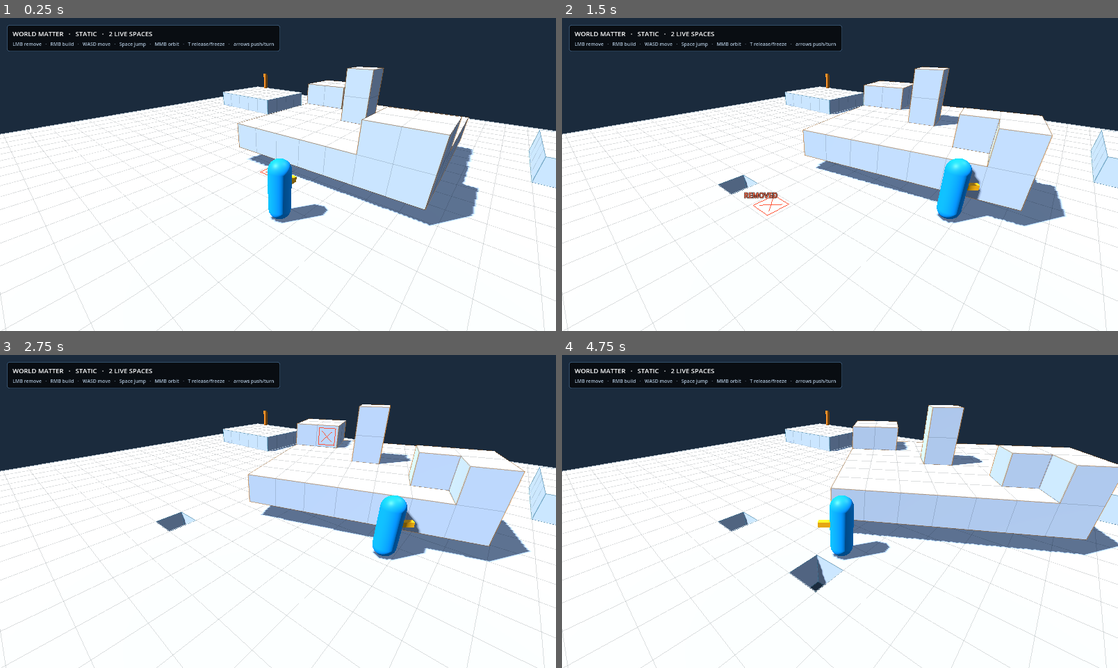
Above: before the commit, frames 1-4 (two rows, left to right).
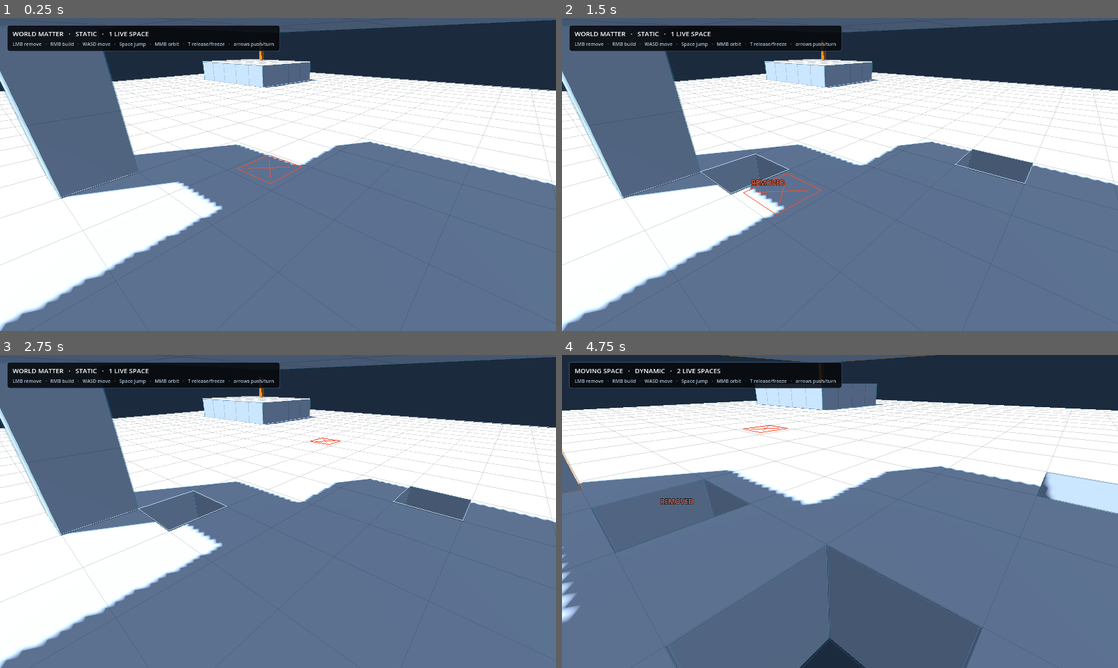
Above: after the commit, the same moments.

Repository: Jozzpoly/FrameMatter-Lab
Game: Godot game, scene res://p1/recovery_main.tscn
Two runs of this game, one before a commit and one after it. Both use one fixed random seed, a clock stepped at 60 frames per second and the inputs below.
Inputs (mouse positions are in pixels of both pictures, inside the frame that each line leads up to):
- Up to frame 1 (0.25 s): no input
- Up to frame 2 (1.5 s): tap Enter at 0.5 s; move the mouse to (962, 158) at 0.52 s; press the mouse at (962, 158) at 0.53 s; hold D (p1_move_right) 0.53-1.25 s; tap Space (p1_jump) at 0.77 s; release the mouse at (962, 158) at 1.25 s; drag from (728, 190) to (812, 237) at 1.27 s
- Up to frame 3 (2.75 s): move the mouse to (333, 442) at 2.02 s; hold D (p1_move_right) from 2.03 s (still down); hold K (p1_recover) from 2.03 s (still down)
- Up to frame 4 (4.75 s): release D (p1_move_right) at 2.75 s; release K (p1_recover) at 2.75 s; drag from (812, 574) to (673, 464) at 2.77 s; move the mouse to (1006, 558) at 3.52 s; hold A (p1_move_left) 3.53-4.25 s; tap F at 3.6 s; tap Space (p1_jump) at 3.77 s; drag from (673, 464) to (756, 433) at 4.27 s

The runs differ from the first frame. In frame 1, 67% of the frame differs, in the area x 0-100%, y 0-100%; in frame 2, 67%; in frame 3, 68%; in frame 4, 77%.
Error in both runs: Invalid call. Nonexistent function 'get_global_transform_interpolated' in base 'Node3D (SpaceQueryCharacter)'. (res://p1/camera_rig.gd:113)

Commit message:
Make recovery motion emerge from ordinary world Matter

Diff:
--- a/p1/recovery_main.gd
+++ b/p1/recovery_main.gd
@@ -5,16 +5,31 @@
 # The old p1/main.tscn remains a mechanical/evidence fixture. This consumer
 # deliberately changes the Owner-facing composition without replacing the
 # defended Matter/Space/actor substrate beneath it.
+#
+# W0D removes the temporary pre-authored moving-demo Space. Owner-facing motion
+# now has to emerge from ordinary world Matter: destructive topology can detach
+# a previously canonical portion into a fresh dynamic frame.
 
 const RECOVERY_WORLD_SIZE := Vector3i(32, 5, 32)
-const RECOVERY_DEMO_SIZE := Vector3i(7, 3, 7)
 const RECOVERY_WORLD_ORIGIN := Vector3(-16.0, -2.0, -16.0)
-const RECOVERY_DEMO_ORIGIN := Vector3(-3.5, -0.40, -8.5)
-const RECOVERY_DEMO_LINEAR := Vector3(0.16, 0.0, 0.03)
-const RECOVERY_DEMO_ANGULAR := Vector3(0.0, 0.12, 0.0)
-
-var _recovery_world_space: LocalMatterSpace
+const RECOVERY_CAUSAL_BRIDGE_CELL := Vector3i(13, 3, 16)
+const RECOVERY_CAUSAL_SUPPORT_CELL := Vector3i(16, 3, 16)
+const RECOVERY_ANCHOR_CELLS: Array[Vector3i] = [
+	Vector3i(1, 0, 1),
+	Vector3i(30, 0, 1),
+	Vector3i(1, 0, 30),
+	Vector3i(30, 0, 30),
+]
+
+var _recovery_world_space: W0AuthorityPartitionSpace
+# Compatibility getter remains so old consumers can prove that the special
+# startup mover is gone rather than silently losing the symbol.
 var _recovery_demo_space: LocalMatterSpace
+var _recovery_anchor_tokens: Dictionary = {}
+var _pending_causal_actor_handoff := false
+var _pending_causal_actor_local_center := Vector3.ZERO
+var _pending_causal_actor_witness_cell := Vector3i.ZERO
+var _pending_causal_actor_witness_token := MatterLineageMap.NONE
 
 
 func _ready() -> void:
@@ -22,7 +37,7 @@
 	# The recovery surface uses direct mouse semantics through
 	# P1RecoveryDirectEdit instead of the old modal E + LMB consumer path.
 	_interactor.set_process_unhandled_input(false)
-	_last_event = "recovery surface: editable world Matter + moving Matter live"
+	_last_event = "recovery: edit ordinary Matter; detached Matter becomes physical"
 
 
 func get_recovery_world_space() -> LocalMatterSpace:
@@ -33,41 +48,55 @@
 	return _recovery_demo_space
 
 
+func get_recovery_causal_bridge_cell_for_test() -> Vector3i:
+	return RECOVERY_CAUSAL_BRIDGE_CELL
+
+
 func _initialize_space() -> void:
 	_clear_pending_storage_place()
+	_clear_pending_causal_actor_handoff()
 	_registry.clear()
 	for child in $Spaces.get_children():
 		child.free()
 
+	_recovery_demo_space = null
 	_recovery_world_space = _build_world_matter_space()
-	_recovery_demo_space = _build_moving_demo_space()
+	_recovery_world_space.authority_partition_committed.connect(_on_recovery_authority_partition_committed)
 	_registry.register_space(_recovery_world_space)
-	_registry.register_space(_recovery_demo_space)
 	_focus_space = _recovery_world_space
-	_last_event = "world Matter + moving local Space initialized"
-
-
-func _build_world_matter_space() -> LocalMatterSpace:
+	_last_event = "one ordinary causal Matter world initialized"
+
+
+func _build_world_matter_space() -> W0AuthorityPartitionSpace:
 	var volume := CellVolume.new(RECOVERY_WORLD_SIZE)
 	# The visible ordinary terrain is authoritative Matter, not a separate fake
-	# floor. Keep the centre open for spawn and put a little authored relief away
-	# from it so the surface reads as a place rather than one laboratory slab.
+	# floor. Relief stays part of the same owner/frame as the ground.
 	volume.fill_box(Vector3i.ZERO, Vector3i(32, 1, 32), CellVolume.SOLID)
 	volume.fill_box(Vector3i(3, 1, 4), Vector3i(8, 2, 8), CellVolume.SOLID)
 	volume.fill_box(Vector3i(24, 1, 20), Vector3i(29, 3, 24), CellVolume.SOLID)
 	volume.fill_box(Vector3i(5, 1, 24), Vector3i(11, 2, 27), CellVolume.SOLID)
 	volume.fill_box(Vector3i(22, 1, 5), Vector3i(26, 2, 9), CellVolume.SOLID)
 
+	# A raised ordinary-Matter overhang is NOT a second Space. It belongs to the
+	# same canonical world through one material neck. Removing that one cell can
+	# therefore change topology first and ownership/physics second.
+	volume.fill_box(Vector3i(12, 1, 16), Vector3i(13, 4, 17), CellVolume.SOLID)
+	volume.set_cell(RECOVERY_CAUSAL_BRIDGE_CELL, CellVolume.SOLID)
+	volume.fill_box(Vector3i(14, 3, 14), Vector3i(19, 4, 19), CellVolume.SOLID)
+
 	var lineage := MatterLineageMap.new(RECOVERY_WORLD_SIZE)
 	var issuer := MatterLineageIssuer.new(1200001)
 	for cell in _occupied_cells(volume):
 		lineage.set_lineage(cell, issuer.allocate())
 
-	var space := LocalMatterSpace.new()
+	var space := W0AuthorityPartitionSpace.new()
 	space.name = "RecoveryWorldMatterSpace"
 	space.lineage_issuer = issuer
 	space.mass_per_cell = 1.0
-	space.dynamic_gravity_scale = 0.0
+	# The canonical source remains static, but W0 targets copy these runtime
+	# settings. Gravity is therefore a property of the detached Matter regime,
+	# not an artificial launch authored by the recovery scene.
+	space.dynamic_gravity_scale = 1.0
 	space.dynamic_linear_damp = 0.02
 	space.dynamic_angular_damp = 0.02
 	space.dynamic_can_sleep = false
@@ -77,38 +106,143 @@
 		lineage,
 		Transform3D(Basis.IDENTITY, RECOVERY_WORLD_ORIGIN)
 	)
+
+	_recovery_anchor_tokens.clear()
+	for anchor_cell in RECOVERY_ANCHOR_CELLS:
+		var token: int = lineage.get_lineage(anchor_cell)
+		assert(token != MatterLineageMap.NONE, "Recovery canonical anchor must be retained Matter")
+		_recovery_anchor_tokens[token] = true
 	return space
 
 
-func _build_moving_demo_space() -> LocalMatterSpace:
-	var volume := CellVolume.new(RECOVERY_DEMO_SIZE)
-	volume.fill_box(Vector3i.ZERO, Vector3i(7, 1, 7), CellVolume.SOLID)
-	volume.fill_box(Vector3i(0, 1, 0), Vector3i(2, 2, 2), CellVolume.SOLID)
-	volume.fill_box(Vector3i(5, 1, 5), Vector3i(7, 2, 7), CellVolume.SOLID)
-	volume.fill_box(Vector3i(3, 1, 3), Vector3i(4, 3, 4), CellVolume.SOLID)
-
-	var lineage := MatterLineageMap.new(RECOVERY_DEMO_SIZE)
-	var issuer := MatterLineageIssuer.new(1400001)
-	for cell in _occupied_cells(volume):
-		lineage.set_lineage(cell, issuer.allocate())
-
-	var space := LocalMatterSpace.new()
-	space.name = "RecoveryMovingMatterSpace"
-	space.lineage_issuer = issuer
-	space.mass_per_cell = 1.0
-	space.dynamic_gravity_scale = 0.0
-	space.dynamic_linear_damp = 0.015
-	space.dynamic_angular_damp = 0.015
-	space.dynamic_can_sleep = false
-	$Spaces.add_child(space)
-	space.initialize_dynamic(
-		volume,
-		lineage,
-		Transform3D(Basis.IDENTITY, RECOVERY_DEMO_ORIGIN),
-		RECOVERY_DEMO_LINEAR,
-		RECOVERY_DEMO_ANGULAR
-	)
-	return space
+func _find_safe_spawn_local(space: LocalMatterSpace) -> Vector3:
+	if (
+		space == _recovery_world_space
+		and space.volume != null
+		and space.volume.in_bounds(RECOVERY_CAUSAL_SUPPORT_CELL)
+		and space.volume.get_cell(RECOVERY_CAUSAL_SUPPORT_CELL) != CellVolume.EMPTY
+	):
+		# Spawn on the ordinary-Matter overhang so the first causal experiment can
+		# include the actor without teleporting them into a special demo object.
+		return Vector3(
+			float(RECOVERY_CAUSAL_SUPPORT_CELL.x) + 0.5,
+			float(RECOVERY_CAUSAL_SUPPORT_CELL.y) + 1.0 + _player.height * 0.5 + 0.04,
+			float(RECOVERY_CAUSAL_SUPPORT_CELL.z) + 0.5
+		)
+	return super._find_safe_spawn_local(space)
+
+
+func _on_edit_applied(space: LocalMatterSpace, cell: Vector3i, mode: int, split_queued: bool) -> void:
+	super._on_edit_applied(space, cell, mode, split_queued)
+	if mode != P1MatterInteractor.EditMode.REMOVE:
+		return
+	if space != _recovery_world_space or _recovery_world_space == null:
+		return
+	if _recovery_world_space.is_authority_partition_pending():
+		_last_event = "causal detach already pending"
+		return
+
+	var policy: Dictionary = W0AnchoredDetachmentPolicy.evaluate(
+		_recovery_world_space.volume,
+		_recovery_world_space.lineage,
+		_recovery_anchor_tokens
+	)
+	if not bool(policy.get("valid", false)):
+		_last_event = "detach policy fail-closed: %s" % str(policy.get("reason", "invalid"))
+		return
+
+	var detached_components: Array = policy.get("detached_components", [])
+	if detached_components.is_empty():
+		# Most edits simply reshape connected world Matter and require no new frame.
+		return
+	if detached_components.size() != 1:
+		# W0 intentionally proves one target. Multiple simultaneous components need
+		# a later 0..N transaction rather than arbitrary ordering in the consumer.
+		_last_event = "detach deferred: %d independent components" % detached_components.size()
+		return
+
+	var selected: Array[Vector3i] = []
+	for candidate in detached_components[0]:
+		selected.append(candidate)
+
+	_prepare_causal_actor_handoff(selected)
+	if not _recovery_world_space.request_authority_partition(
+		selected,
+		LocalMatterSpace.ProviderKind.DYNAMIC
+	):
+		_clear_pending_causal_actor_handoff()
+		_last_event = "causal authority transfer rejected"
+		return
+	_last_event = "Matter disconnected → dynamic ownership queued"
+
+
+func _prepare_causal_actor_handoff(selected_cells: Array[Vector3i]) -> void:
+	_clear_pending_causal_actor_handoff()
+	if not _player.grounded or _player.support_space != _recovery_world_space:
+		return
+	var witness: Dictionary = _player.get_support_contact_witness()
+	if not bool(witness.get("valid", false)):
+		return
+	if int(witness.get("space_id", 0)) != _recovery_world_space.get_instance_id():
+		return
+	var witness_cell: Vector3i = witness.get("cell", Vector3i(-1, -1, -1))
+	if not selected_cells.has(witness_cell):
+		return
+	var witness_token: int = _recovery_world_space.lineage.get_lineage(witness_cell)
+	if witness_token == MatterLineageMap.NONE:
+		return
+
+	_pending_causal_actor_handoff = true
+	_pending_causal_actor_local_center = _player.support_local_center
+	_pending_causal_actor_witness_cell = witness_cell
+	_pending_causal_actor_witness_token = witness_token
+
+
+func _on_recovery_authority_partition_committed(result: Dictionary) -> void:
+	var target := result.get("target_space") as LocalMatterSpace
+	if target == null or not is_instance_valid(target):
+		_clear_pending_causal_actor_handoff()
+		_last_event = "causal transfer committed without live target"
+		return
+
+	var actor_transferred := false
+	if _pending_causal_actor_handoff:
+		var source_origin: Vector3i = result.get("source_origin", Vector3i.ZERO)
+		var mapped_witness_cell: Vector3i = _pending_causal_actor_witness_cell - source_origin
+		var target_owns_witness := (
+			target.lineage != null
+			and target.lineage.in_bounds(mapped_witness_cell)
+			and target.lineage.get_lineage(mapped_witness_cell) == _pending_causal_actor_witness_token
+		)
+		if target_owns_witness:
+			var mapped_actor_local := _pending_causal_actor_local_center - Vector3(source_origin)
+			actor_transferred = _player.transfer_support_frame(
+				target.get_active_provider(),
+				mapped_actor_local
+			)
+
+	# Registry publication happens only after the complete authority commit and
+	# optional exact actor handoff, so presentation consumers never observe a
+	# half-owned frame.
+	_registry.register_space(target)
+	if actor_transferred:
+		_focus_space = target
+	else:
+		_focus_space = _recovery_world_space
+	_clear_pending_causal_actor_handoff()
+	_refresh_camera_context()
+	_last_event = (
+		"world Matter detached → riding fresh dynamic Space"
+		if actor_transferred
+		else "world Matter detached → fresh dynamic Space"
+	)
+
+
+func _clear_pending_causal_actor_handoff() -> void:
+	_pending_causal_actor_handoff = false
+	_pending_causal_actor_local_center = Vector3.ZERO
+	_pending_causal_actor_witness_cell = Vector3i.ZERO
+	_pending_causal_actor_witness_token = MatterLineageMap.NONE
 
 
 func _refresh_camera_context() -> void:
